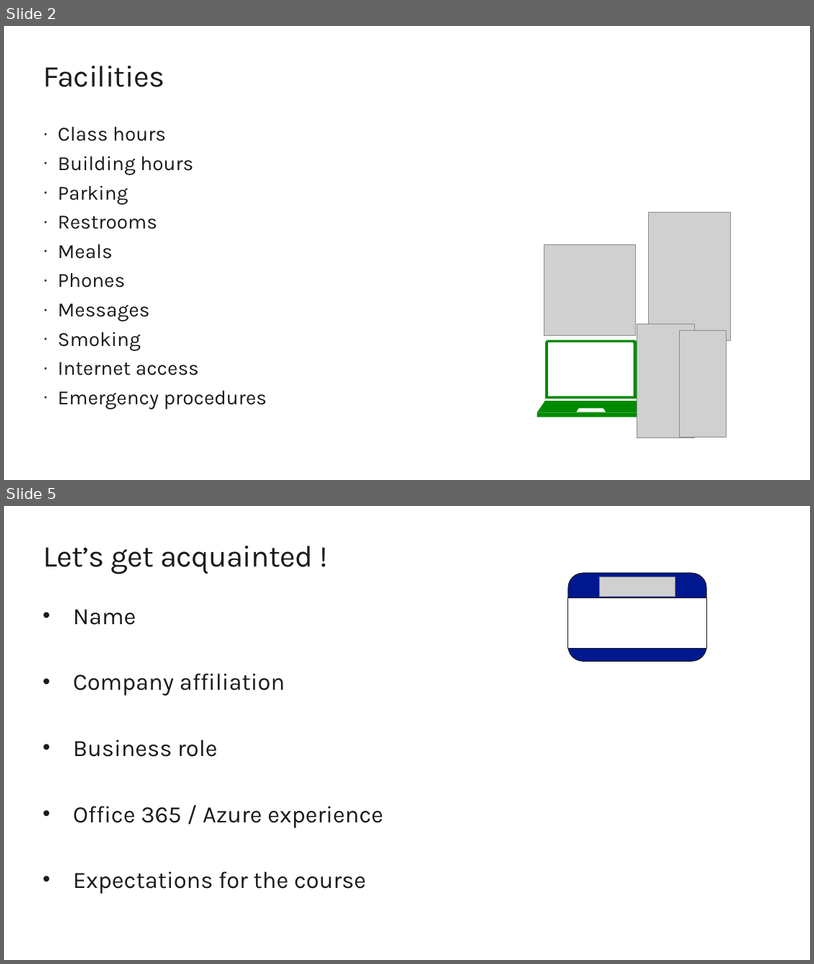
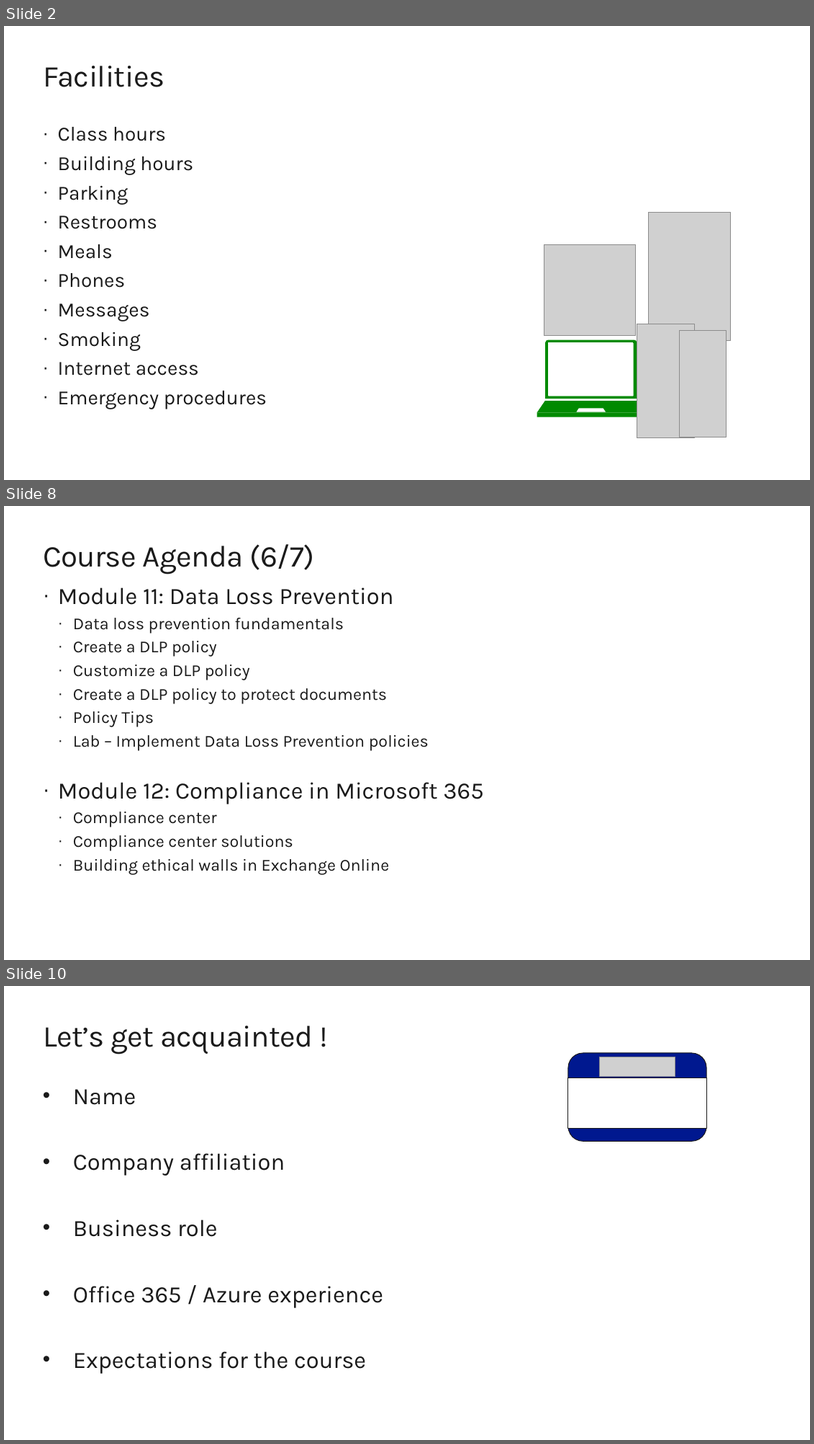
Before and after one commit to renaudwangler/ib, a slide deck: extra/MS-500AIntro.pptx. Shown one above the other, each under a label of ours: slides 2 and 5 before the commit, slides 2, 8 and 10 after it; the slides between them are not shown. The pictures are 814x964 and 814x1444 pixels, drawn with LibreOffice and Linux fonts; fonts in the diff are those of the drawing; grey boxes stand for pictures. Boxes give left, top, right and bottom in pixels: in the first picture for what was removed or moved away, otherwise in the second. Text is boxed around its words. In the diff, an @@ line names an element or a change of style, - is before the commit and + after.

```diff
--- a/extra/MS-500AIntro.pptx
+++ b/extra/MS-500AIntro.pptx
@@ slide 8 added at box(4, 506, 810, 960), background #FFFFFF @@
@@ title added at box(43, 544, 315, 574), 36 pt, text #1A1A1A @@
+Course Agenda (6/7)
@@ text added at box(58, 587, 484, 874), 20 pt, text #1A1A1A @@
+· Module 11: Data Loss Prevention
+  · Data loss prevention fundamentals
+  · Create a DLP policy
+  · Customize a DLP policy
+  · Create a DLP policy to protect documents
+  · Policy Tips
+  · Lab – Implement Data Loss Prevention policies
+· Module 12: Compliance in Microsoft 365
+  · Compliance center
+  · Compliance center solutions
+  · Building ethical walls in Exchange Online
@@ what was slide 5 is now slide 10 @@
```
Also in this commit, not shown: 6 other slides added, 2 slides removed.
